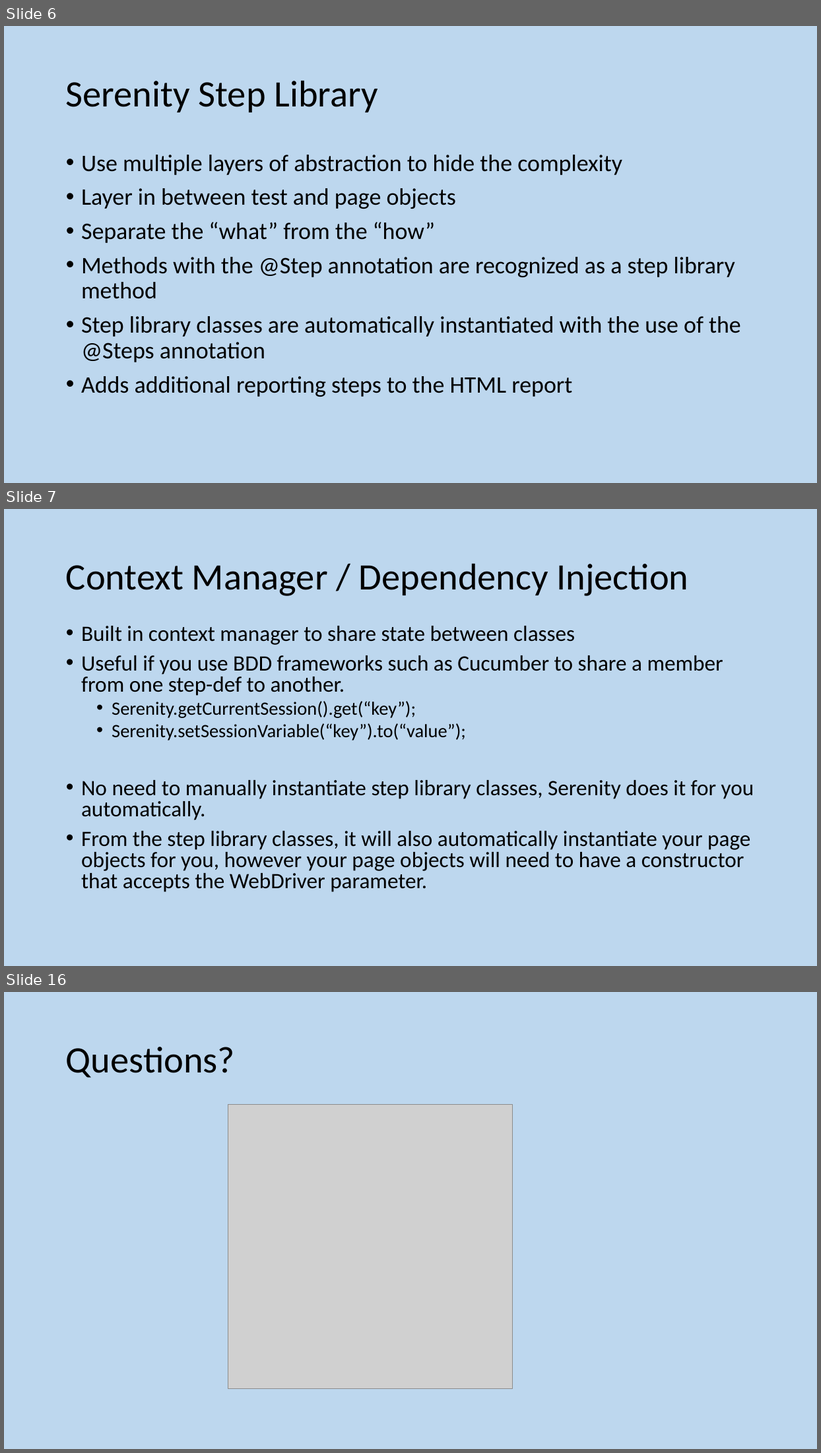
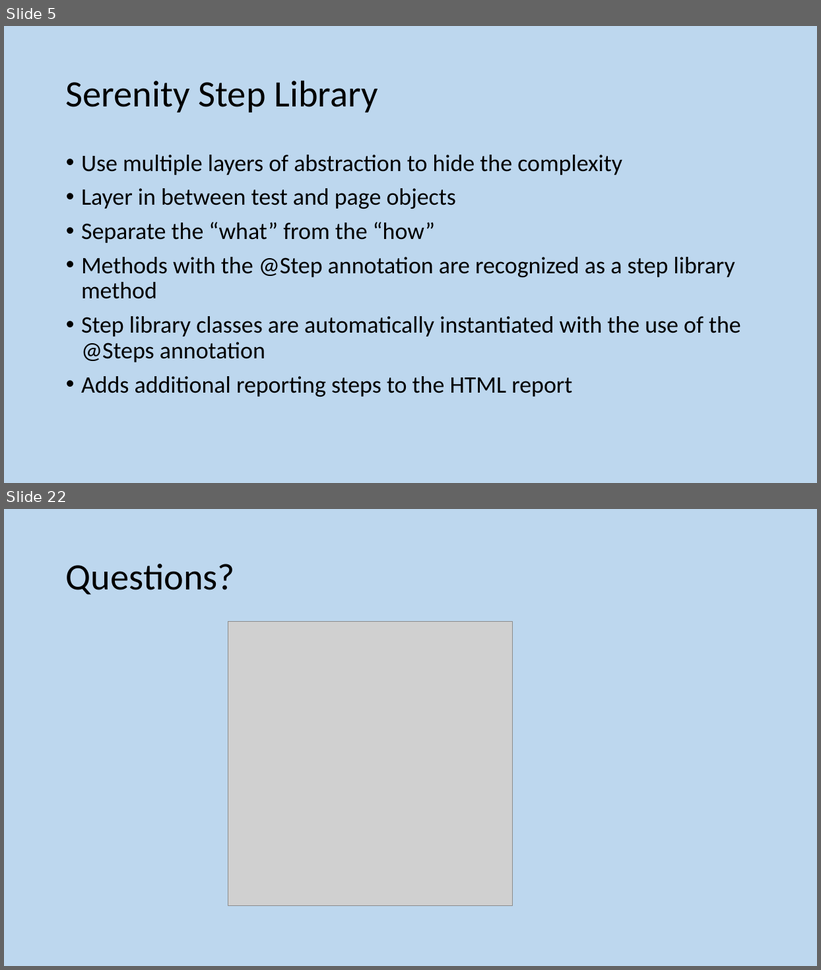
Before and after one commit to GeeChao/serenityjourneydemo, a slide deck: STAG - Screenplay demo.pptx. Shown one above the other, each under a label of ours: slides 6, 7 and 16 before the commit, slides 5 and 22 after it; the slides between them are not shown. The pictures are 821x1453 and 821x970 pixels, drawn with LibreOffice and Linux fonts; fonts in the diff are those of the drawing; grey boxes stand for pictures. Boxes give left, top, right and bottom in pixels: in the first picture for what was removed or moved away, otherwise in the second. Text is boxed around its words. In the diff, an @@ line names an element or a change of style, - is before the commit and + after.

```diff
--- a/STAG - Screenplay demo.pptx
+++ b/STAG - Screenplay demo.pptx
@@ slide 7 removed at [4,509,817,966], background #BDD7EE @@
@@ title removed at [66,563,689,596] @@
-Context Manager / Dependency Injection
@@ text removed at [81,626,754,892] @@
-• Built in context manager to share state between classes
-• Useful if you use BDD frameworks such as Cucumber to share a member from one step-def to another.
-  • Serenity.getCurrentSession().get(“key”);
-  • Serenity.setSessionVariable(“key”).to(“value”);
-• No need to manually instantiate step library classes, Serenity does it for you automatically.
-• From the step library classes, it will also automatically instantiate your page objects for you, however your page objects will need to have a constructor that accepts the WebDriver parameter.
@@ what was slide 6 is now slide 5 @@
@@ what was slide 16 is now slide 22 @@
```
Also in this commit, not shown: 3 slides changed, 16 slides added, 9 other slides removed.
